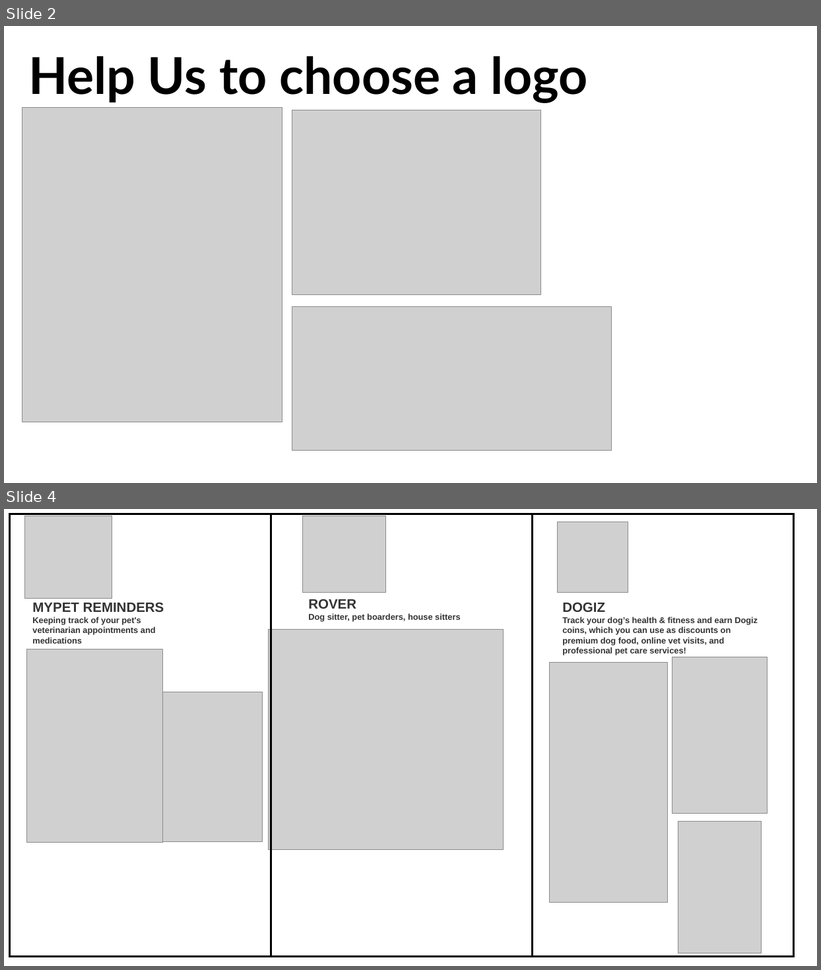
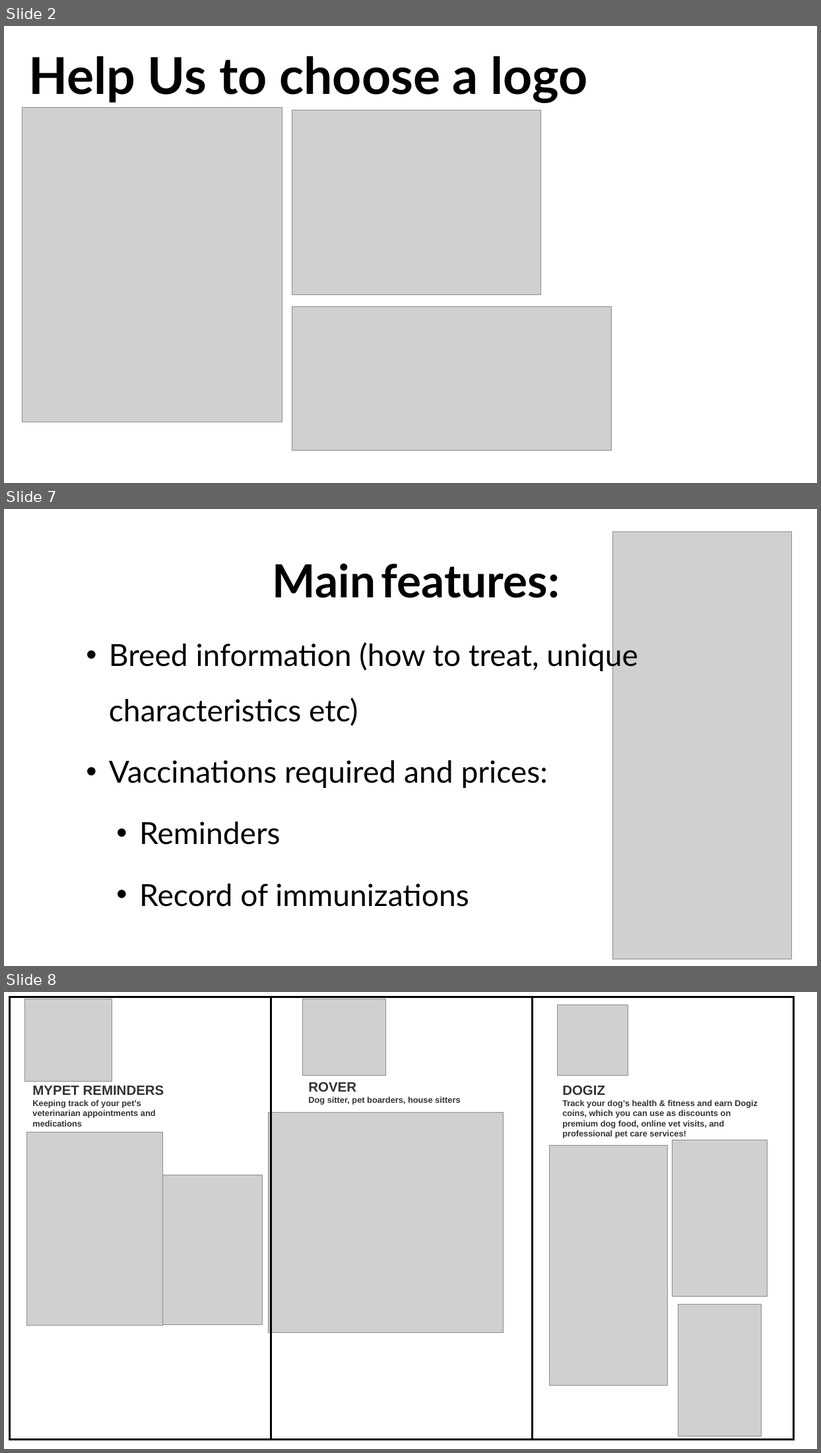
Before and after one commit to tamarben77/WoofWisdomApp, a slide deck: Woof_Wisdom.pptx. Shown one above the other, each under a label of ours: slides 2 and 4 before the commit, slides 2, 7 and 8 after it; the slides between them are not shown. The pictures are 821x970 and 821x1453 pixels, drawn with LibreOffice and Linux fonts; fonts in the diff are those of the drawing; grey boxes stand for pictures. Boxes give left, top, right and bottom in pixels: in the first picture for what was removed or moved away, otherwise in the second. Text is boxed around its words. In the diff, an @@ line names an element or a change of style, - is before the commit and + after.

```diff
--- a/Woof_Wisdom.pptx
+++ b/Woof_Wisdom.pptx
@@ slide 7 added at (4, 509, 817, 966), background #FFFFFF @@
@@ picture added at (613, 532, 793, 960) @@
@@ text added at (109, 563, 638, 907), 36 pt, text #000000 @@
+Main features:
+• Breed information (how to treat, unique characteristics etc)
+• Vaccinations required and prices:
+  • Reminders
+  • Record of immunizations
@@ what was slide 4 is now slide 8 @@
```
Also in this commit, not shown: 5 slides changed, 3 other slides added.
